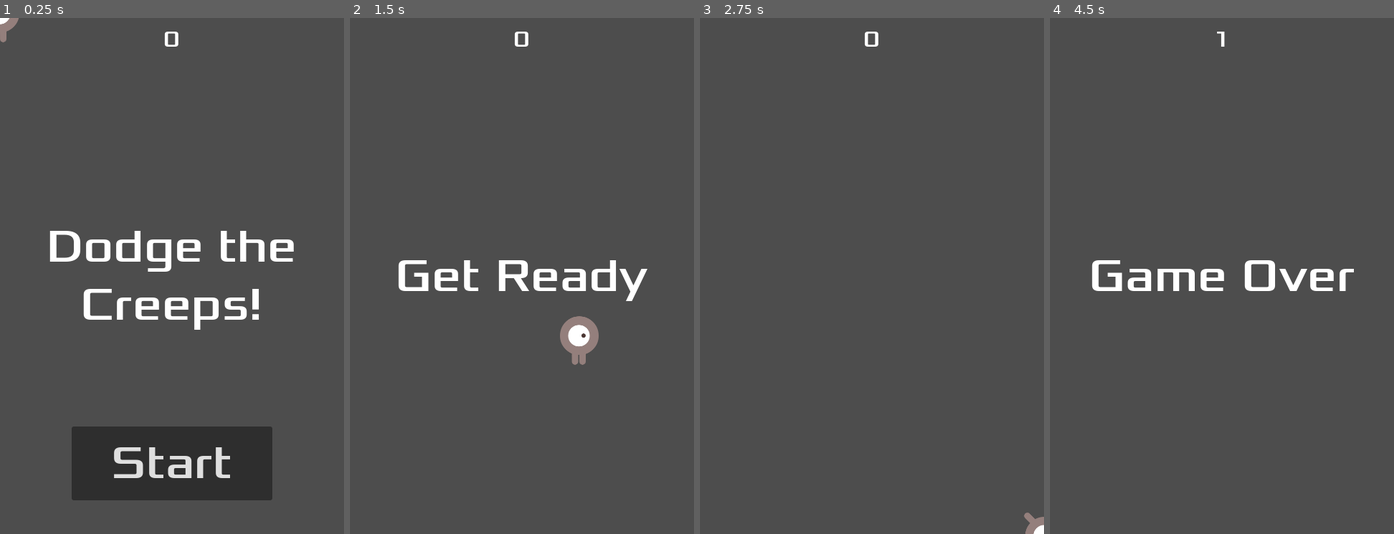
Above: before the commit, frames 1-4 (left to right).
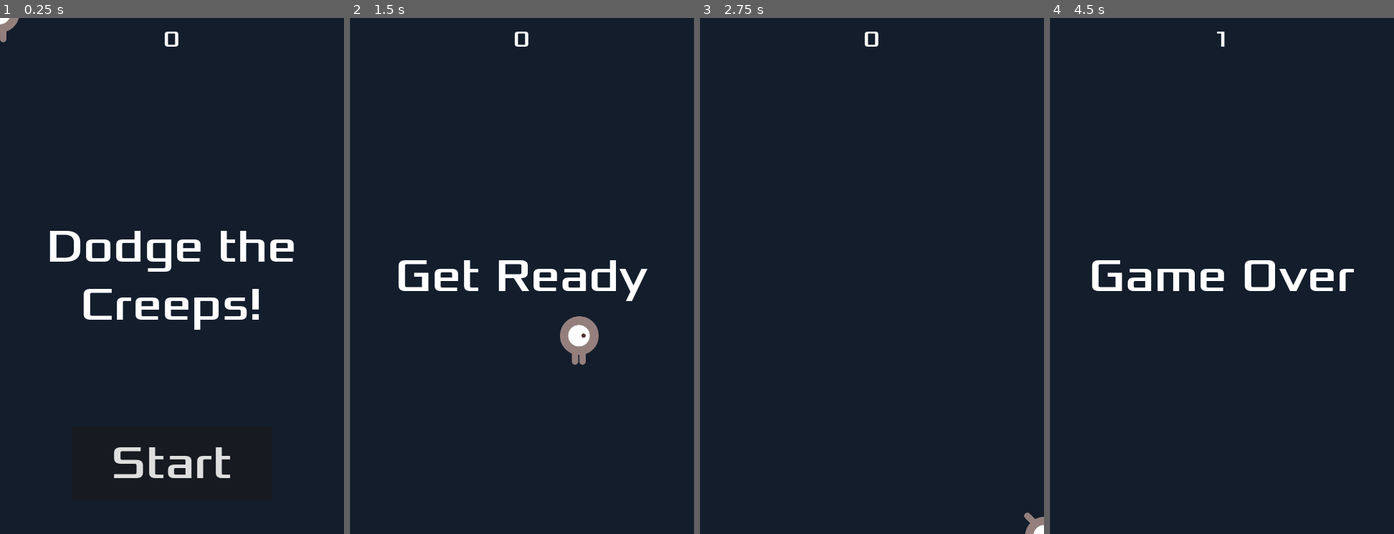
Above: after the commit, the same moments.

Repository: plinio-jrm/Godot-Trainning-first-2D-game
Game: Godot game, scene res://scenes/main.tscn
The game is run twice, just before and just after one commit, with the same random seed, the same clock (stepped at 60 frames per second) and the same inputs.
Inputs:
- Up to frame 1 (0.25 s): no input
- Up to frame 2 (1.5 s): click "Start" at 0.5 s; tap Enter at 1.25 s; hold Right (move_right) from 1.28 s (still down)
- Up to frame 3 (2.75 s): release Right (move_right) at 2.03 s; hold Down (move_down) from 2.03 s (still down)
- Up to frame 4 (4.5 s): release Down (move_down) at 2.78 s; hold Right (move_right) 2.78-3.53 s; hold Up (move_up) 3.53-4.28 s; hold Left (move_left) from 4.28 s (still down)

The runs differ from the first frame. In frame 1, 89% of the frame differs, in the area x 0-100%, y 0-100%; in frame 2, 98%; in frame 3, 100%; in frame 4, 98%.

Commit message:
Finishing up: - Added music - Added death sound - Added background color

Diff:
--- a/project.godot
+++ b/project.godot
@@ -48,3 +48,8 @@
 , Object(InputEventKey,"resource_local_to_scene":false,"resource_name":"","device":-1,"window_id":0,"alt_pressed":false,"shift_pressed":false,"ctrl_pressed":false,"meta_pressed":false,"pressed":false,"keycode":0,"physical_keycode":87,"key_label":0,"unicode":119,"echo":false,"script":null)
 ]
 }
+start_game={
+"deadzone": 0.5,
+"events": [Object(InputEventKey,"resource_local_to_scene":false,"resource_name":"","device":-1,"window_id":0,"alt_pressed":false,"shift_pressed":false,"ctrl_pressed":false,"meta_pressed":false,"pressed":false,"keycode":0,"physical_keycode":4194309,"key_label":0,"unicode":0,"echo":false,"script":null)
+]
+}
--- a/scenes/hud.tscn
+++ b/scenes/hud.tscn
@@ -1,7 +1,13 @@
-[gd_scene load_steps=3 format=3 uid="uid://cjrhxvfyr0vr4"]
+[gd_scene load_steps=5 format=3 uid="uid://cjrhxvfyr0vr4"]
 
 [ext_resource type="Script" path="res://scripts/HUD.gd" id="1_vbmwf"]
 [ext_resource type="FontFile" uid="uid://dabc3h0o3pwj0" path="res://fonts/Xolonium-Regular.ttf" id="2_h6vg3"]
+
+[sub_resource type="InputEventAction" id="InputEventAction_v75ak"]
+action = &"start_game"
+
+[sub_resource type="Shortcut" id="Shortcut_u3wcf"]
+events = [SubResource("InputEventAction_v75ak")]
 
 [node name="HUD" type="CanvasLayer"]
 script = ExtResource("1_vbmwf")
@@ -53,6 +59,7 @@
 grow_vertical = 0
 theme_override_fonts/font = ExtResource("2_h6vg3")
 theme_override_font_sizes/font_size = 64
+shortcut = SubResource("Shortcut_u3wcf")
 text = "Start"
 
 [node name="MessageTimer" type="Timer" parent="."]
--- a/scenes/main.tscn
+++ b/scenes/main.tscn
@@ -1,9 +1,11 @@
-[gd_scene load_steps=6 format=3 uid="uid://cwq2p06wgnn6m"]
+[gd_scene load_steps=8 format=3 uid="uid://cwq2p06wgnn6m"]
 
 [ext_resource type="Script" path="res://scripts/Main.gd" id="1_ug4ms"]
 [ext_resource type="PackedScene" uid="uid://dr3hw3rmtmcj0" path="res://scenes/mob.tscn" id="2_epu00"]
 [ext_resource type="PackedScene" uid="uid://mbd25hj53e5m" path="res://scenes/player.tscn" id="2_pod4b"]
 [ext_resource type="PackedScene" uid="uid://cjrhxvfyr0vr4" path="res://scenes/hud.tscn" id="4_6gp25"]
+[ext_resource type="AudioStream" uid="uid://cfviei8rmajhw" path="res://art/House In a Forest Loop.ogg" id="5_5ohcc"]
+[ext_resource type="AudioStream" uid="uid://c3j63cgkcp1ig" path="res://art/gameover.wav" id="6_yb8h7"]
 
 [sub_resource type="Curve2D" id="Curve2D_766wf"]
 _data = {
@@ -14,6 +16,14 @@
 [node name="Main" type="Node"]
 script = ExtResource("1_ug4ms")
 mob_scene = ExtResource("2_epu00")
+
+[node name="ColorRect" type="ColorRect" parent="."]
+anchors_preset = 15
+anchor_right = 1.0
+anchor_bottom = 1.0
+grow_horizontal = 2
+grow_vertical = 2
+color = Color(0.0745098, 0.113725, 0.172549, 1)
 
 [node name="Player" parent="." instance=ExtResource("2_pod4b")]
 
@@ -36,6 +46,12 @@
 
 [node name="HUD" parent="." instance=ExtResource("4_6gp25")]
 
+[node name="Music" type="AudioStreamPlayer" parent="."]
+stream = ExtResource("5_5ohcc")
+
+[node name="DeathSound" type="AudioStreamPlayer" parent="."]
+stream = ExtResource("6_yb8h7")
+
 [connection signal="hit" from="Player" to="." method="Game_over"]
 [connection signal="timeout" from="MobTimer" to="." method="_on_mob_timer_timeout"]
 [connection signal="timeout" from="ScoreTimer" to="." method="_on_score_timer_timeout"]
--- a/scripts/Main.gd
+++ b/scripts/Main.gd
@@ -7,6 +7,8 @@
 	$ScoreTimer.stop()
 	$MobTimer.stop()
 	$HUD.Show_Game_Over()
+	$Music.stop()
+	$DeathSound.play()
 
 func new_game() -> void:
 	score = 0
@@ -16,6 +18,7 @@
 	$HUD.Show_Message("Get Ready")
 
 	$Player.Start($StartPosition.position)
+	$Music.play()
 	$StartTimer.start()
 
 
